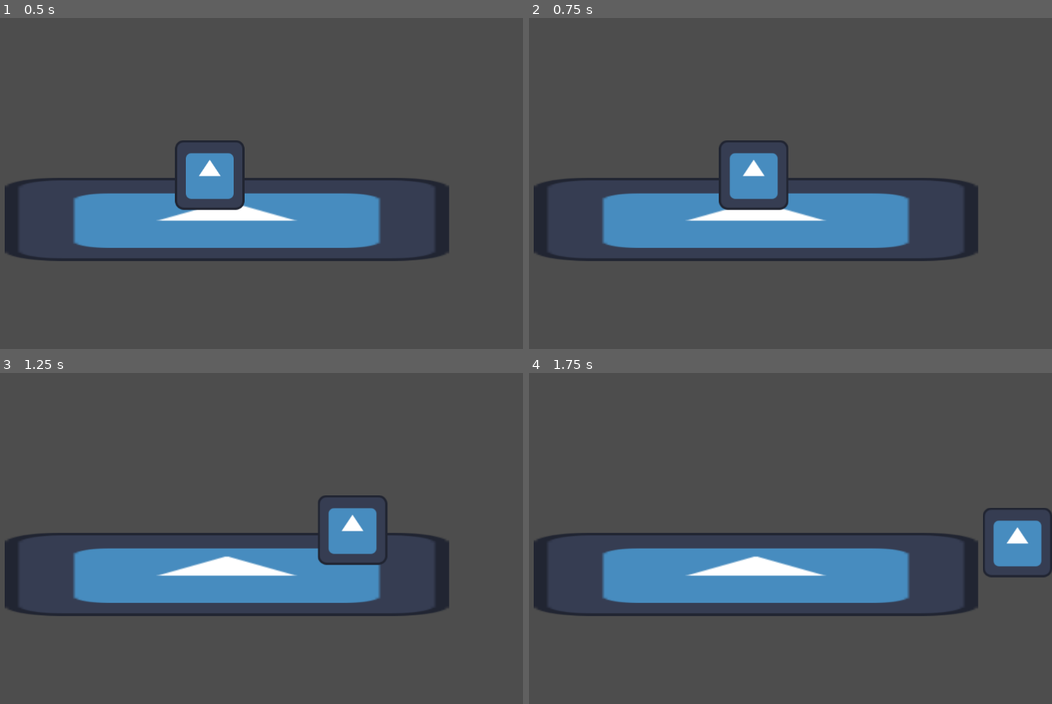
Above: before the commit, frames 1-4 (two rows, left to right).
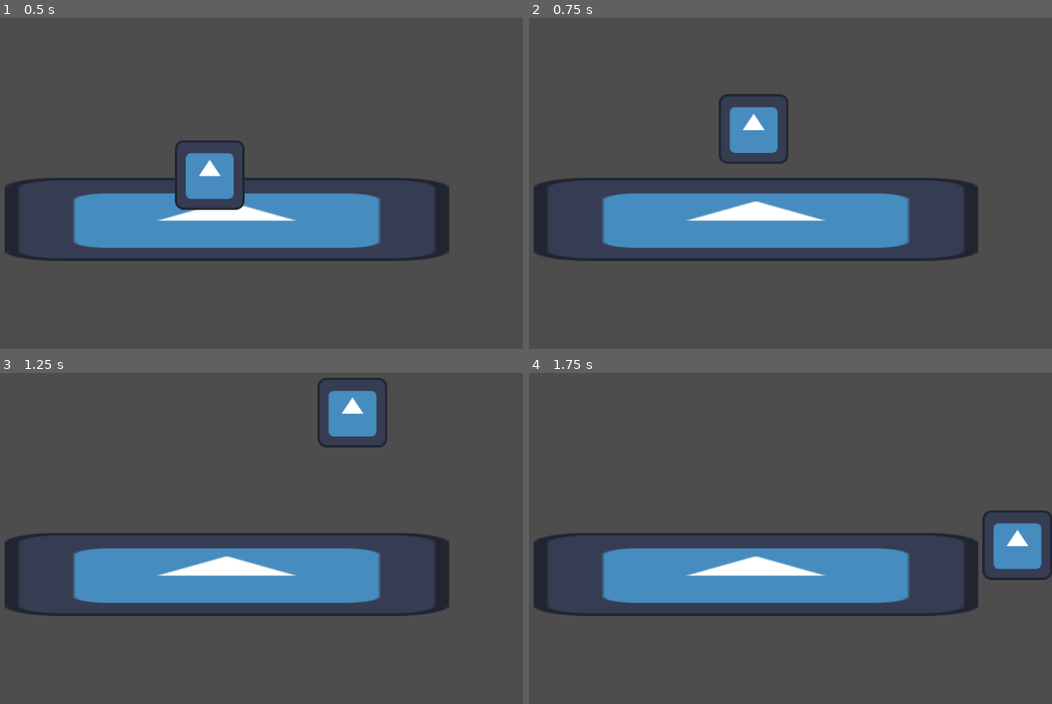
Above: after the commit, the same moments.

Repository: jible/Platform-fighter
Game: Godot game, scene res://scenes/test_scene.tscn
Two runs of this game, one before a commit and one after it. Both use one fixed random seed, a clock stepped at 60 frames per second and the inputs below. The project has no main scene, so this scene is started directly. The engine's default icon, where the game draws it, is replaced by a stand-in: a white triangle on a blue panel in a dark square.
Inputs:
- Up to frame 1 (0.5 s): no input
- Up to frame 2 (0.75 s): tap Enter at 0.5 s; hold D (move_right) from 0.53 s (still down); tap Space (jump) at 0.6 s
- Up to frame 3 (1.25 s): keep holding D (move_right); tap Space (jump) at 0.77, 1.07 s
- Up to frame 4 (1.75 s): keep holding D (move_right); tap Space (jump) at 1.35, 1.52 s

Frame 1 is identical in both runs. In frame 2, 3.3% of the frame differs, in the area x 36-50%, y 22-59%; in frame 3, 3.5%, in the area x 60-75%, y 1-59%; in frame 4, 0.6%.

Commit message:
Tag system removed and behavior system finalized

Diff:
--- a/platform-fighter/base_player.gd
+++ b/platform-fighter/base_player.gd
@@ -3,13 +3,19 @@
 var prev_grounded: bool = false
 var lock_level: CharacterState.LockLevel
 @export var state_machine: CharacterStateMachine
+@export var mobility_manager: MobilityManager
+
 signal landed
-
-
-@export var mobility_manager: MobilityManager
+signal lock_level_changed
 
 func _physics_process(_delta):
 	move_and_slide()
 
 	if !prev_grounded and is_on_floor():
 		emit_signal("landed")
+
+
+func set_lock_level(new_lock_level: CharacterState.LockLevel):
+	if lock_level != new_lock_level:
+		lock_level = new_lock_level
+		emit_signal("lock_level_changed", lock_level)
--- /dev/null
+++ b/platform-fighter/prefabs/JumpBehavior.gd
@@ -0,0 +1,10 @@
+extends CharacterBehavior
+
+
+
+func condition():
+	return Input.is_action_just_pressed("jump")
+
+func trigger():
+	state_machine.change_state("Jump")
+	pass
--- a/platform-fighter/prefabs/base_player.tscn
+++ b/platform-fighter/prefabs/base_player.tscn
@@ -8,6 +8,7 @@
 [ext_resource type="Script" uid="uid://ckq3s3m1o0l2x" path="res://prefabs/walk.gd" id="6_bcibw"]
 [ext_resource type="Script" uid="uid://c4dt26bxow8ly" path="res://prefabs/jump.gd" id="7_om1db"]
 [ext_resource type="Script" uid="uid://rqjacinosm0v" path="res://prefabs/components/player/behavior_manager.gd" id="8_a1fmy"]
+[ext_resource type="Script" uid="uid://bb8kwxbaq3n5e" path="res://prefabs/JumpBehavior.gd" id="9_6uefu"]
 
 [sub_resource type="SpriteFrames" id="SpriteFrames_2qyha"]
 animations = [{
@@ -49,13 +50,19 @@
 
 [node name="Walk" type="Node" parent="StateMachine"]
 script = ExtResource("6_bcibw")
-tag = 1
 
 [node name="Jump" type="Node" parent="StateMachine"]
 script = ExtResource("7_om1db")
-tag = 3
 
-[node name="BehaviorManager" type="Node" parent="."]
+[node name="BehaviorManager" type="Node" parent="." node_paths=PackedStringArray("character", "state_machine")]
 script = ExtResource("8_a1fmy")
+character = NodePath("..")
+state_machine = NodePath("../StateMachine")
+
+[node name="JumpBehavior" type="Node" parent="BehaviorManager"]
+script = ExtResource("9_6uefu")
+valid_states = Array[String](["Idle", "Walk"])
 
 [connection signal="landed" from="." to="MobilityManager" method="_on_base_player_landed"]
+[connection signal="lock_level_changed" from="." to="BehaviorManager" method="_on_base_player_lock_level_changed"]
+[connection signal="state_changed" from="StateMachine" to="BehaviorManager" method="_on_state_machine_state_changed"]
--- a/platform-fighter/prefabs/components/player/behavior_manager.gd
+++ b/platform-fighter/prefabs/components/player/behavior_manager.gd
@@ -1,27 +1,21 @@
-class_name PlayerBehaviorManager
+class_name CharacterBehaviorManager
 extends Node
 
-var all_behaviors: Array[PlayerBehavior]
-var active_behaviors: Array[PlayerBehavior]
-var character: CharacterBody2D
+var all_behaviors: Array[CharacterBehavior]
+var active_behaviors: Array[CharacterBehavior]
+@export var character: CharacterBody2D
 @export var state_machine: CharacterStateMachine
 
-# TODO
-# Make signal for changing state lock-priority
-# Connect that signal and state change signal to this and call get active behaviors on those signals
-# Potentially remove tags now that the behavior system is in place. (Just list states (or their names) that apply for behaviors instead of tags)
-# Decide how much you put into a base character class if you make one
-# Remove condition func from character states and state base class
 
 func _ready():
 	for child in get_children():
 		all_behaviors.append(child)
-
+	get_active_behaviors()
 
 func get_active_behaviors():
 	active_behaviors.clear()
 	for behavior in all_behaviors:
-		if behavior.priority >= character.lock_level and state_machine.current_state_node.tag in behavior.valid_tags:
+		if behavior.priority >= character.lock_level and state_machine.current_state_name in behavior.valid_states:
 			active_behaviors.append(behavior)
 
 
@@ -30,3 +24,10 @@
 		if behavior.condition():
 			behavior.trigger()
 			return
+
+
+func _on_state_machine_state_changed(_node):
+	get_active_behaviors()
+
+func _on_base_player_lock_level_changed(_lock_level):
+	get_active_behaviors()
--- a/platform-fighter/prefabs/components/player/character_state.gd
+++ b/platform-fighter/prefabs/components/player/character_state.gd
@@ -1,16 +1,6 @@
 class_name CharacterState
 extends State
 
-# All types of tags a player state can have
-enum TAGS {
-	IDLE,
-	RUN,
-	FALL,
-	JUMP,
-	ATTACK,
-	BLOCK,
-	HURT
-}
 
 enum LockLevel {
 	FREE,
@@ -19,10 +9,6 @@
 	FULL_LOCK,
 }
 
-@export var tag: TAGS
-# TO be overwritten
-func condition() -> bool:
-	return false
 
 # The following functions should be overwritten in states that extend this class.
 func update_state(_delta):
--- a/platform-fighter/prefabs/components/player/character_state_machine.gd
+++ b/platform-fighter/prefabs/components/player/character_state_machine.gd
@@ -11,7 +11,7 @@
 var locked:bool = false
 
 
-signal state_changed
+signal state_changed(new_state_node: CharacterState)
 
 func _ready():
 	for child in get_children():
--- a/platform-fighter/prefabs/components/player/player_behavior.gd
+++ b/platform-fighter/prefabs/components/player/player_behavior.gd
@@ -1,12 +1,20 @@
-class_name PlayerBehavior
+class_name CharacterBehavior
 extends Node
 
-
+## NOTE: I spent ~1 hour trying to find a way to not make these exports, but still make them easy to change in the script
+# Unfortunately, it seems like exporting is the best way to make these easy to set for now.
 # This behavior takes effect when the character's lock level is less than or equal to this priority.
 @export var priority: CharacterState.LockLevel
 # This behavior only takes effect when the character is in any of the given states
-@export var valid_tags: Array[CharacterState.TAGS]
+@export var valid_states: Array[String]
 
+var state_machine: CharacterStateMachine
+
+func _ready():
+	state_machine = get_parent().state_machine
+
+
+# WHEN MAKING A CLASS BEHAVIOR, COPY AND PASTE THESE FUNCTIONS INTO IT
 # If the priority is correct and the state is correct, check this condition every frame. If it is true, do trigger the behavior
 func condition()->bool:
 	return false
--- a/platform-fighter/prefabs/jump.gd
+++ b/platform-fighter/prefabs/jump.gd
@@ -6,9 +6,5 @@
 	super()
 	mobility_manager = character.mobility_manager
 
-
-func condition():
-	return Input.is_action_just_pressed("jump") and mobility_manager.can_jump()
-
 func enter_state():
 	mobility_manager.jump()
--- a/platform-fighter/prefabs/walk.gd
+++ b/platform-fighter/prefabs/walk.gd
@@ -1,7 +1,5 @@
 extends CharacterState
 
-func condition():
-	return Input.is_action_pressed("move_left") or Input.is_action_pressed("move_right")
 
 func enter_state():
 	pass
Not shown, added: platform-fighter/prefabs/JumpBehavior.gd.uid
Not shown: 1 places in platform-fighter/prefabs/base_player.tscn that only renumber resources
